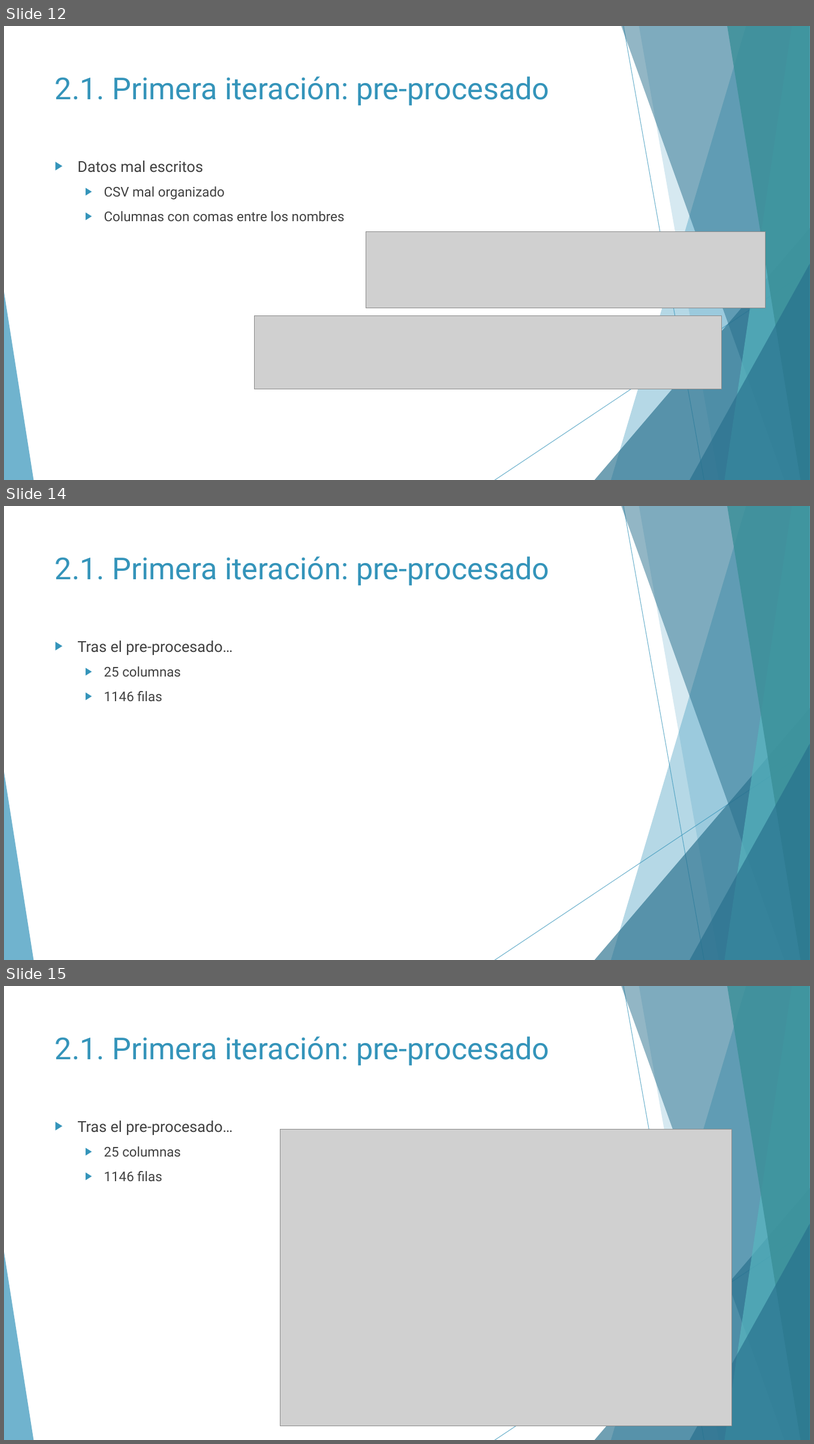
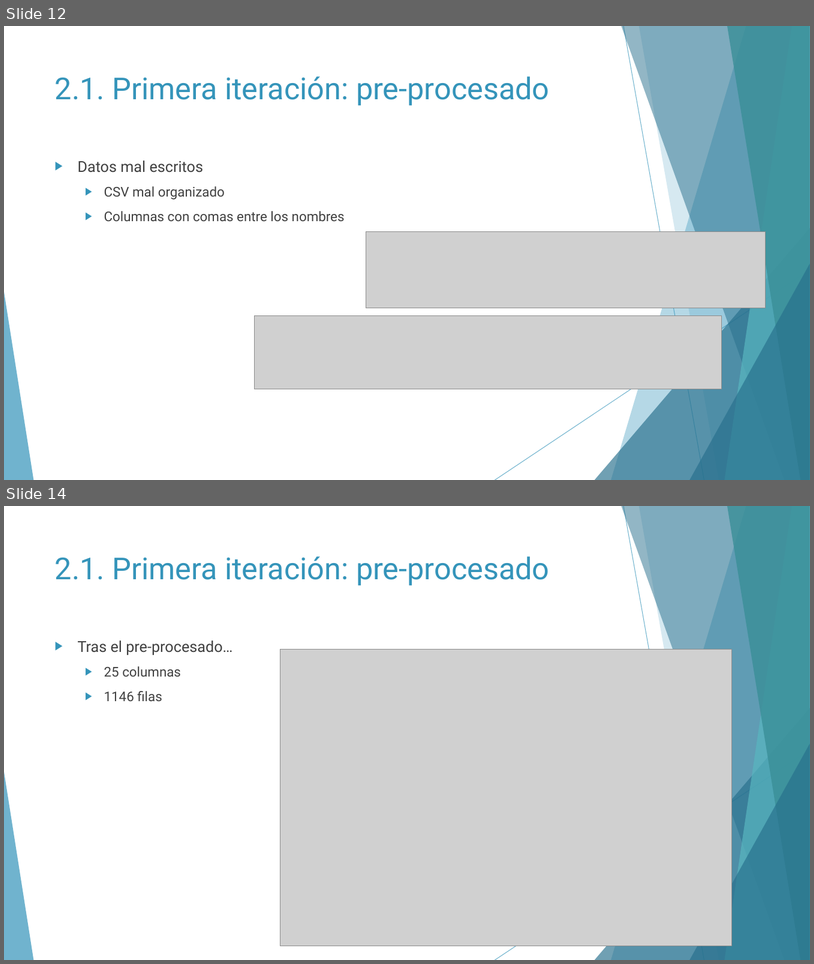
Before and after one commit to Geadalu/DataMiningHealth, a slide deck: Presentación DataMiningHealth.pptx. Shown one above the other, each under a label of ours: slides 12, 14 and 15 before the commit, slides 12 and 14 after it; the slides between them are not shown. The pictures are 814x1444 and 814x964 pixels, drawn with LibreOffice and Linux fonts; fonts in the diff are those of the drawing; grey boxes stand for pictures. Boxes give left, top, right and bottom in pixels: in the first picture for what was removed or moved away, otherwise in the second. Text is boxed around its words. In the diff, an @@ line names an element or a change of style, - is before the commit and + after.

```diff
--- a/Presentación DataMiningHealth.pptx
+++ b/Presentación DataMiningHealth.pptx
@@ slide 14 removed at <box>4,506,810,960</box>, background #FFFFFF; not listed: 10 template elements that a slide beside it also shows @@
@@ title removed at <box>55,556,550,586</box> @@
-2.1. Primera iteración: pre-procesado
@@ text removed at <box>78,640,233,701</box> @@
-▶ Tras el pre-procesado…
-  ▶ 25 columnas
-  ▶ 1146 filas
@@ what was slide 15 is now slide 14 @@
```
Also in this commit, not shown: 4 slides changed, 1 slide added, 4 other slides removed, 3 other files.
